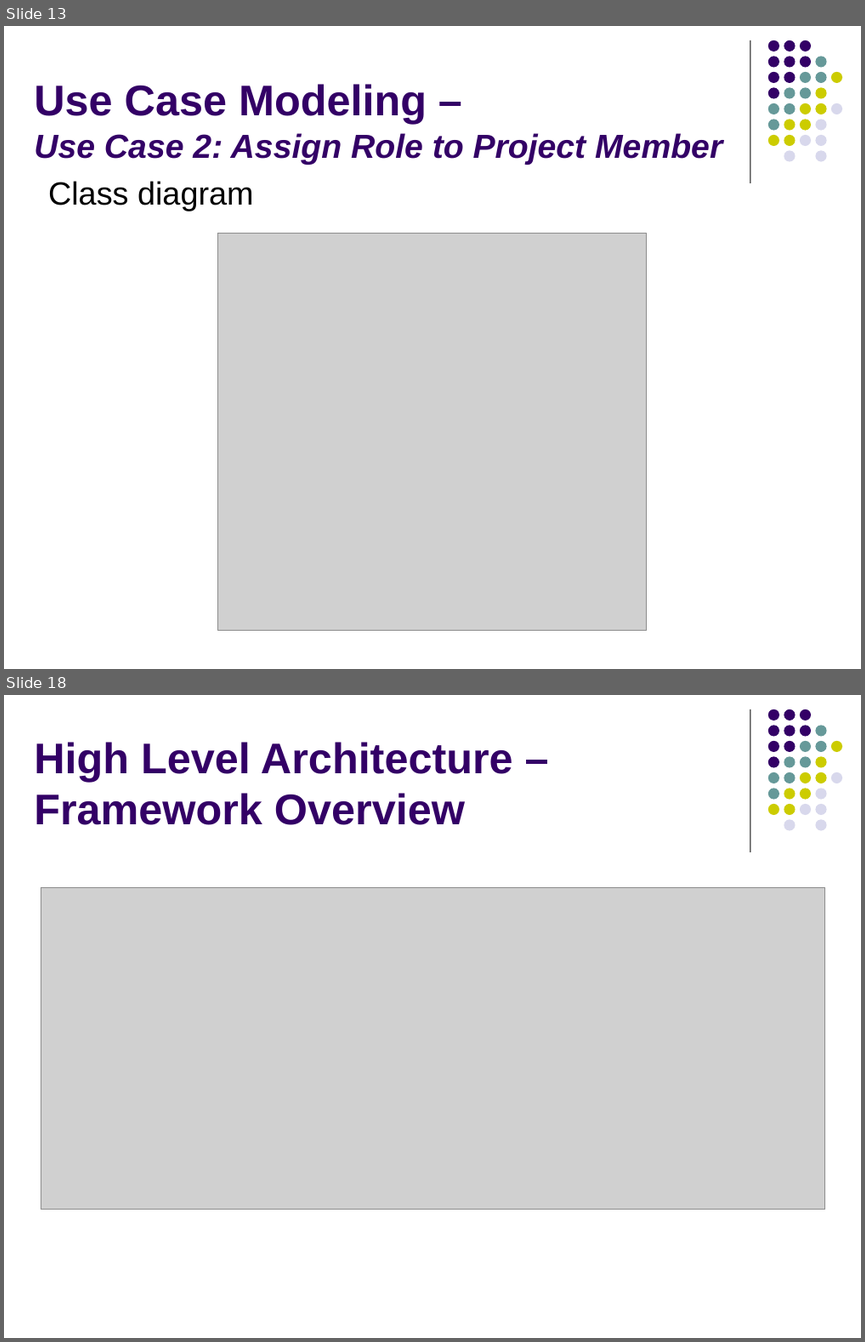
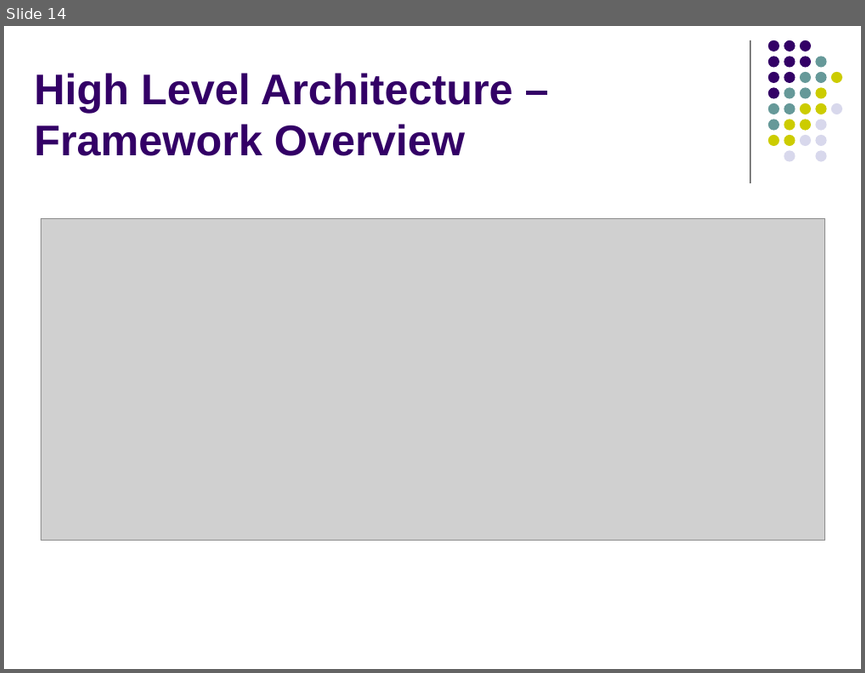
Before and after one commit to imireasa/mtech-se18-t08s, a slide deck: docs/W-9 Working Document/W-9.3 Presentation Slides/Phase 2/vms_presentation_2_v0.1.pptx. Shown one above the other, each under a label of ours: slides 13 and 18 before the commit, slide 14 after it; the slides between them are not shown. The pictures are 865x1342 and 865x673 pixels, drawn with LibreOffice and Linux fonts; fonts in the diff are those of the drawing; grey boxes stand for pictures. Boxes give left, top, right and bottom in pixels: in the first picture for what was removed or moved away, otherwise in the second. Text is boxed around its words. In the diff, an @@ line names an element or a change of style, - is before the commit and + after.

```diff
--- a/docs/W-9 Working Document/W-9.3 Presentation Slides/Phase 2/vms_presentation_2_v0.1.pptx
+++ b/docs/W-9 Working Document/W-9.3 Presentation Slides/Phase 2/vms_presentation_2_v0.1.pptx
@@ slide 13 removed at <box>4,26,861,669</box>, background #FFFFFF; not listed: 32 template elements that a slide beside it also shows @@
@@ title removed at <box>34,84,722,165</box> @@
-Use Case Modeling –
-Use Case 2: Assign Role to Project Member
@@ text removed at <box>48,181,254,211</box> @@
-Class diagram
@@ picture removed at <box>218,233,647,631</box> @@
@@ what was slide 18 is now slide 14 @@
```
Also in this commit, not shown: 11 slides changed, 1 slide added, 4 other slides removed.
